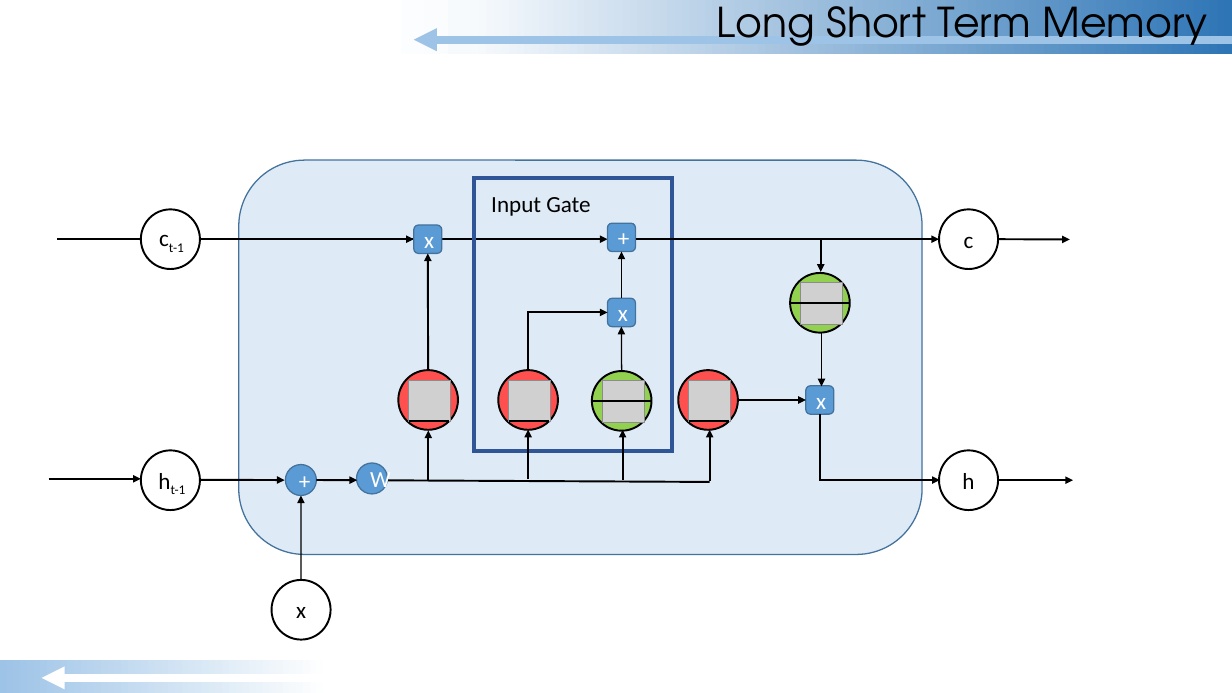
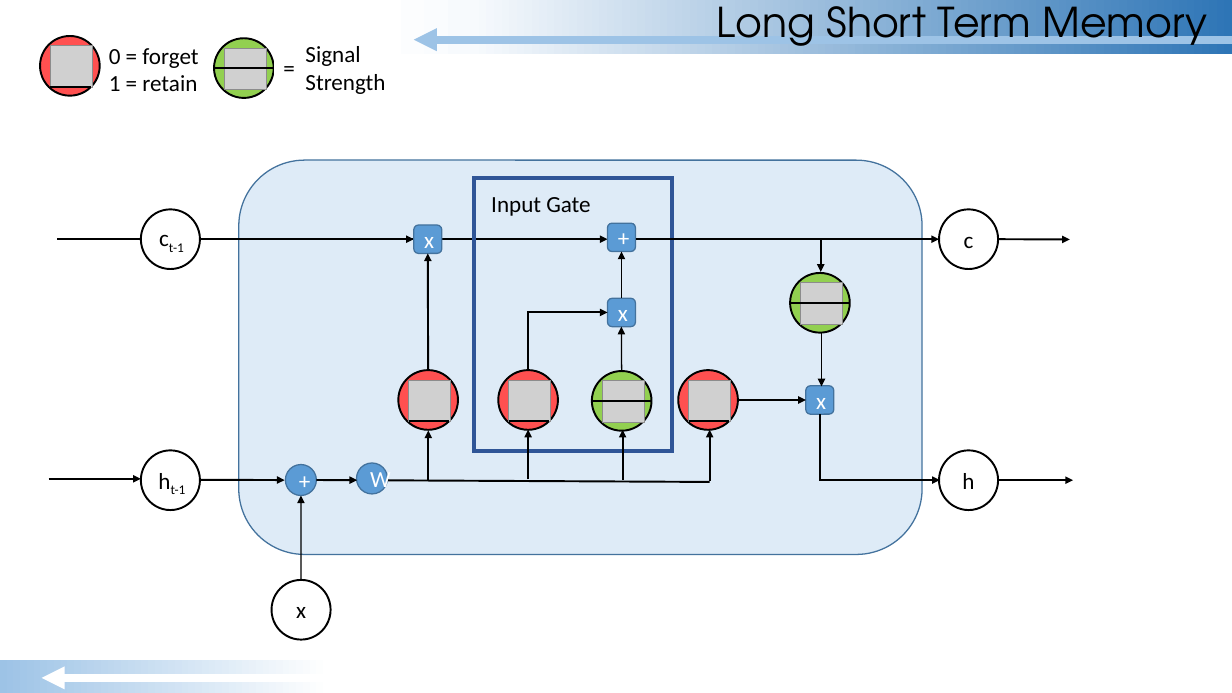
Before and after one commit to GradyKurpasi/RNN-Tutorial, a slide deck: slide 58 of MLP-RNN Tutorial.pptx (slide 59 before the commit). Drawn at 1232x693 pixels with LibreOffice and Linux fonts; fonts in the diff are those of the drawing; grey boxes stand for pictures. Boxes give left, top, right and bottom in pixels: in the first picture for what was removed or moved away, otherwise in the second. Text is boxed around its words. In the diff, an @@ line names an element or a change of style, - is before the commit and + after.

```diff
--- a/MLP-RNN Tutorial.pptx
+++ b/MLP-RNN Tutorial.pptx
@@ ellipse added at (x1=40, y1=36, x2=100, y2=96), fill #FF5050, outline #000000 1.5 pt @@
@@ picture added at (x1=51, y1=46, x2=93, y2=88) @@
@@ text added at (x1=109, y1=48, x2=198, y2=91), 18 pt, text #000000 @@
+0 = forget
+1 = retain
@@ ellipse added at (x1=214, y1=38, x2=274, y2=98), fill #92D050, outline #000000 1.5 pt @@
@@ picture added at (x1=225, y1=48, x2=267, y2=90) @@
@@ table added at (x1=274, y1=31, x2=407, y2=106), 1 rows, 2 columns @@
+= | Signal Strength
@@ line added from (51, 87) to (91, 87), #000000 1.5 pt @@
@@ line added from (214, 68) to (274, 68), #000000 1.5 pt @@
```
Also in this commit, not shown: 28 other slides changed, 1 slide removed, 2 other files.
